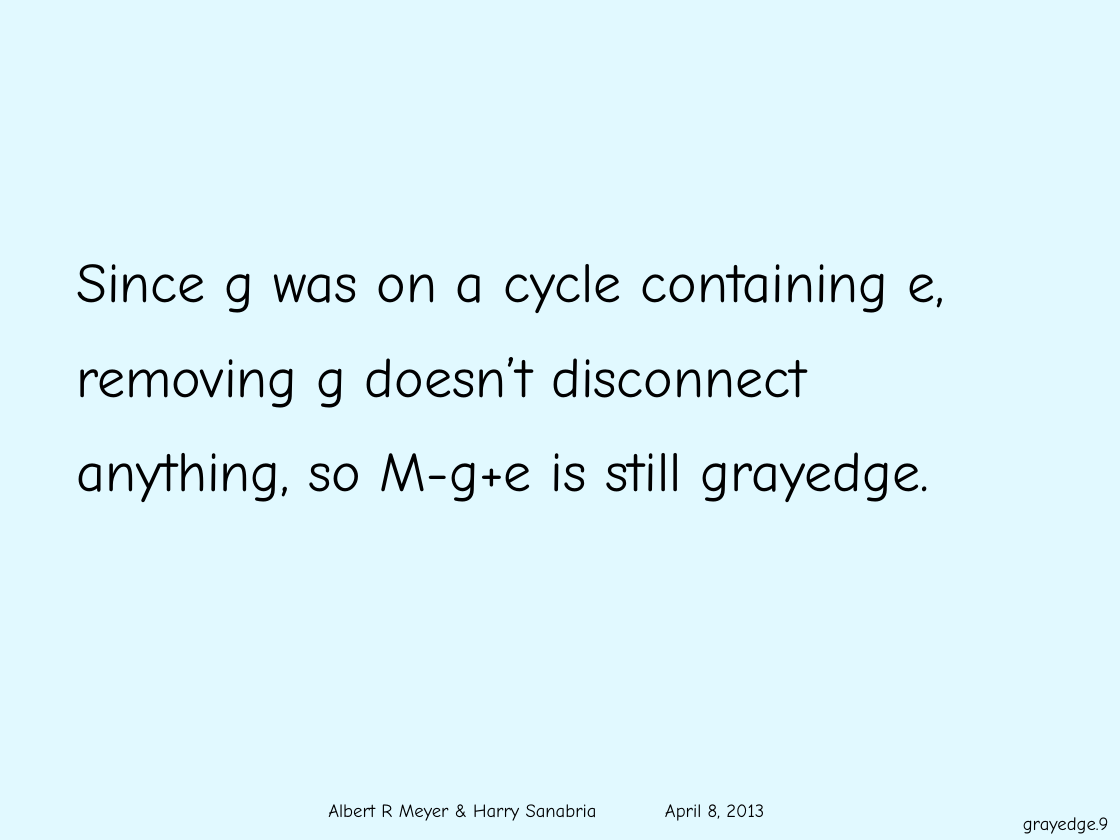
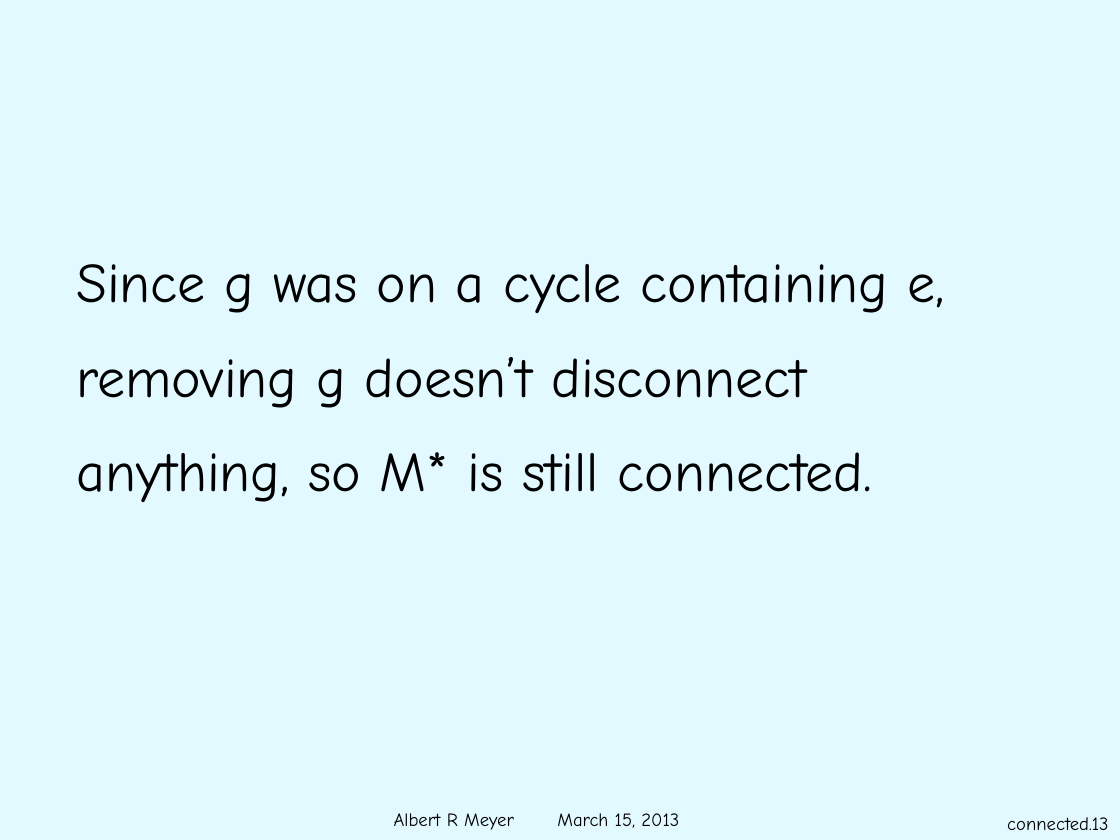
Before and after one commit to armeyer/mcs_web, a slide deck: slide 13 of spring13/slides13/gray-edges.pptx (slide 9 before the commit). Drawn at 1120x840 pixels with LibreOffice and Linux fonts; fonts in the diff are those of the drawing; background and template pictures are left out. Boxes give left, top, right and bottom in pixels: in the first picture for what was removed or moved away, otherwise in the second. Text is boxed around its words. In the diff, an @@ line names an element or a change of style, - is before the commit and + after.

```diff
--- a/spring13/slides13/gray-edges.pptx
+++ b/spring13/slides13/gray-edges.pptx
@@ text at [76,264,944,502]: text changed @@
-Since g was on a cycle containing e, removing g doesn’t disconnect anything, so M-g+e is still grayedge.
+Since g was on a cycle containing e, removing g doesn’t disconnect anything, so M* is still connected.
@@ text at [394,813,679,830]: text changed @@
-Albert R Meyer & Harry Sanabria April 8, 2013
+Albert R Meyer March 15, 2013
@@ page number at [1007,817,1108,830]: text changed @@
-grayedge.9
+connected.13
```
Also in this commit, not shown: 10 other slides changed, 6 slides added, 1 other file.
